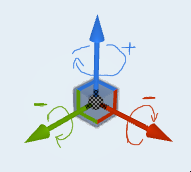
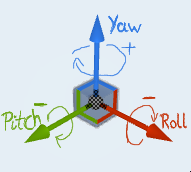
The second 191px x 172px image is a revision of the first. Changes to its layers:
added layer "Ebene 2" above "Ebene 1" over (x1=1, y1=14, x2=187, y2=131)
